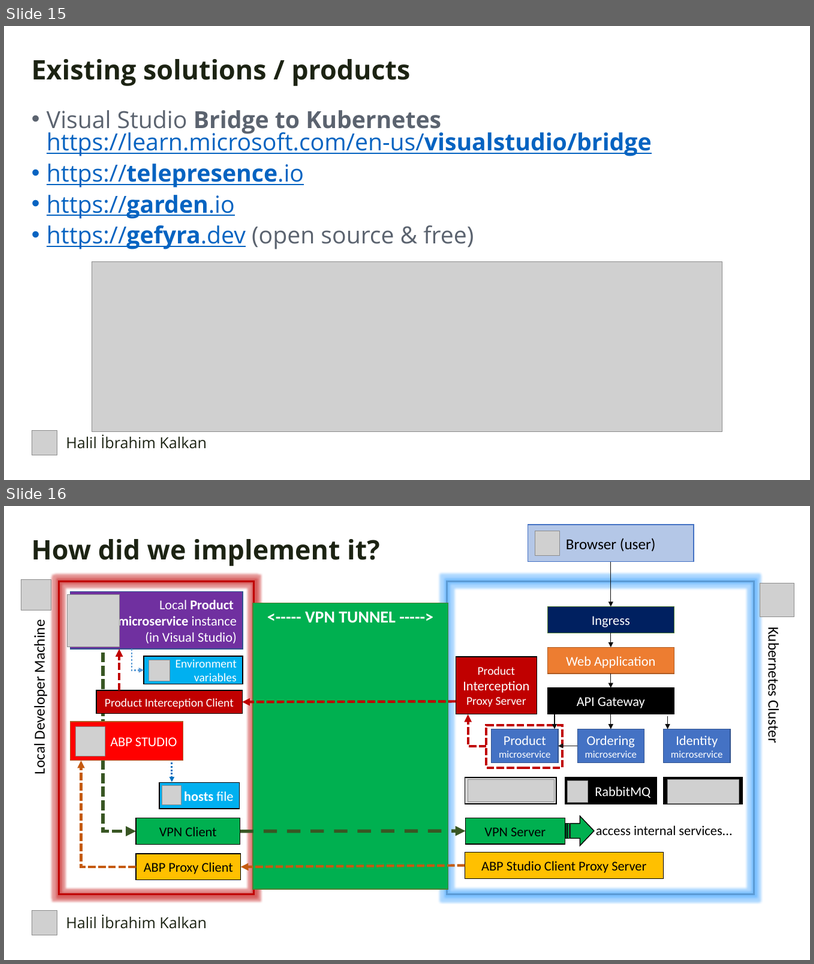
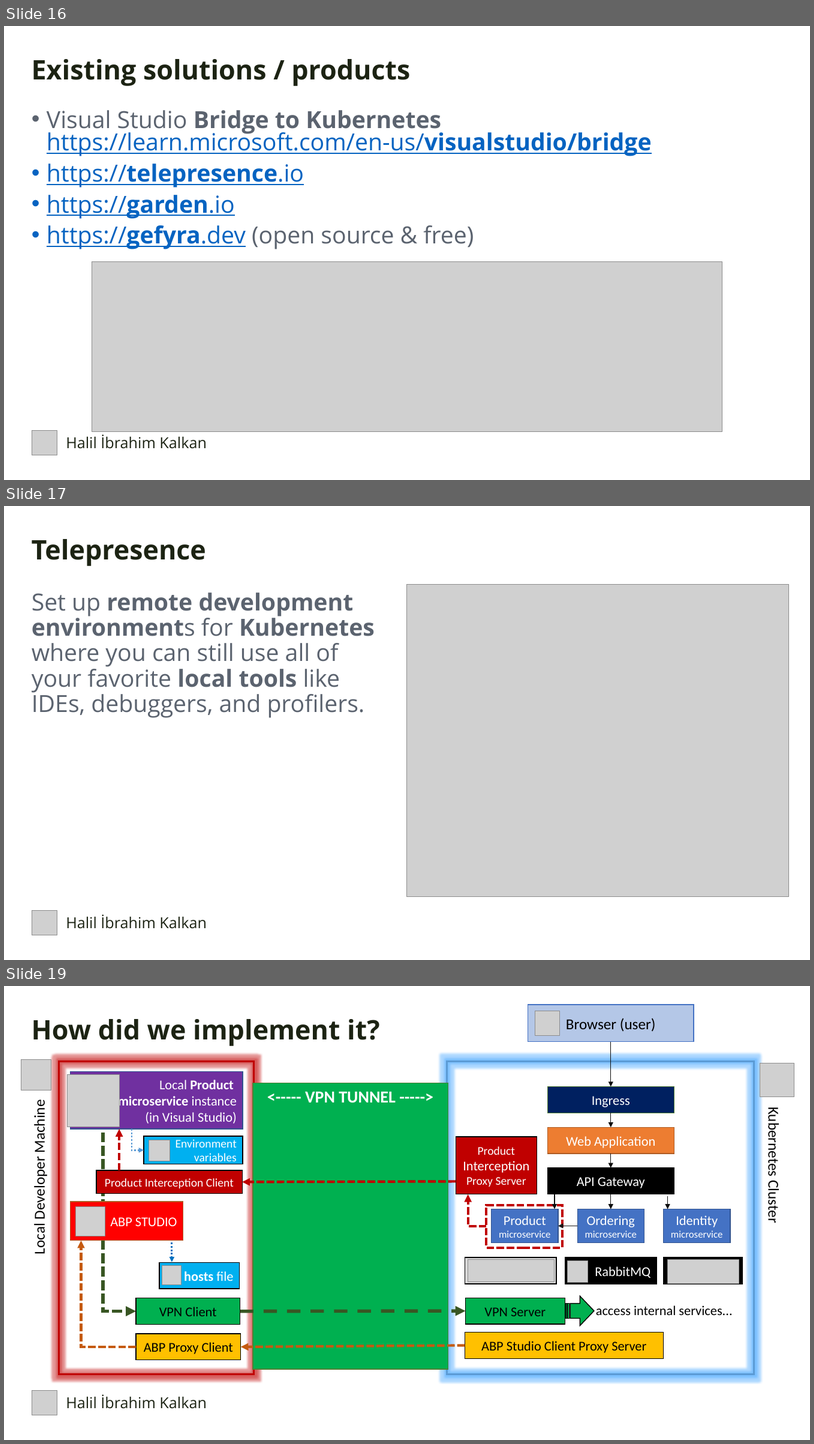
Before and after one commit to hikalkan/presentations, a slide deck: 2024-05-24 DevDays Kubernetes Integrated Dev Environment/Kubernetes Presentation.pptx. Shown one above the other, each under a label of ours: slides 15 and 16 before the commit, slides 16, 17 and 19 after it; the slides between them are not shown. The pictures are 814x964 and 814x1444 pixels, drawn with LibreOffice and Linux fonts; fonts in the diff are those of the drawing; grey boxes stand for pictures; background and template pictures are left out. Boxes give left, top, right and bottom in pixels: in the first picture for what was removed or moved away, otherwise in the second. Text is boxed around its words. In the diff, an @@ line names an element or a change of style, - is before the commit and + after.

```diff
--- a/2024-05-24 DevDays Kubernetes Integrated Dev Environment/Kubernetes Presentation.pptx
+++ b/2024-05-24 DevDays Kubernetes Integrated Dev Environment/Kubernetes Presentation.pptx
@@ slide 17 added at (4,506,810,960), background picture (left out) @@
@@ text added at (32,539,206,566), 32 pt, text #1C2313, bold @@
+Telepresence
@@ text added at (32,592,375,718), 28 pt, text #5B636F @@
+Set up remote development environments for Kubernetes where you can still use all of your favorite local tools like IDEs, debuggers, and profilers.
@@ picture added at (408,584,789,896) @@
@@ picture added at (32,910,57,935) @@
@@ text added at (66,914,206,928), 18 pt, text #1C2313 @@
+Halil İbrahim Kalkan
@@ what was slide 15 is now slide 16 @@
@@ what was slide 16 is now slide 19 @@
```
Also in this commit, not shown: 3 slides changed, 4 other slides added.
